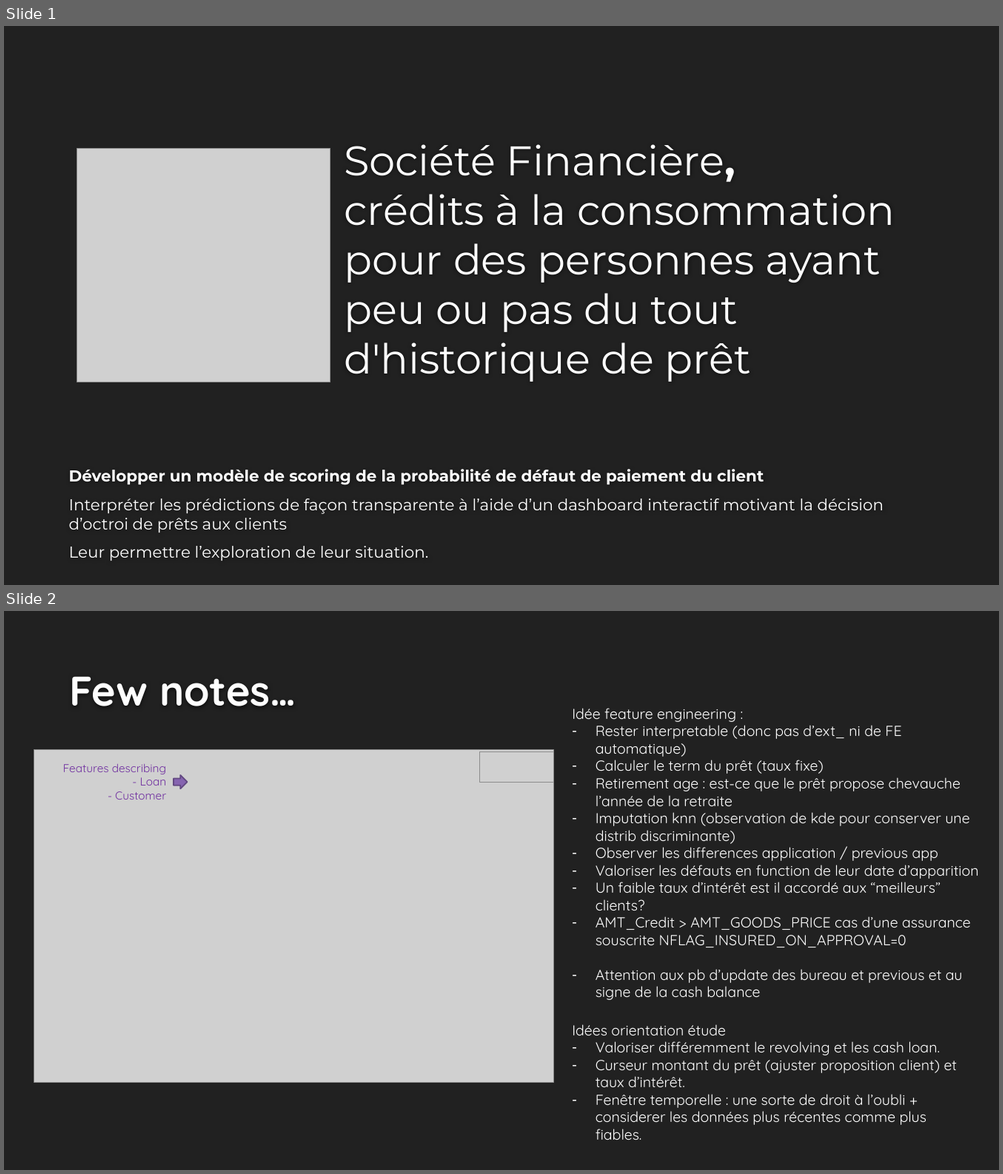
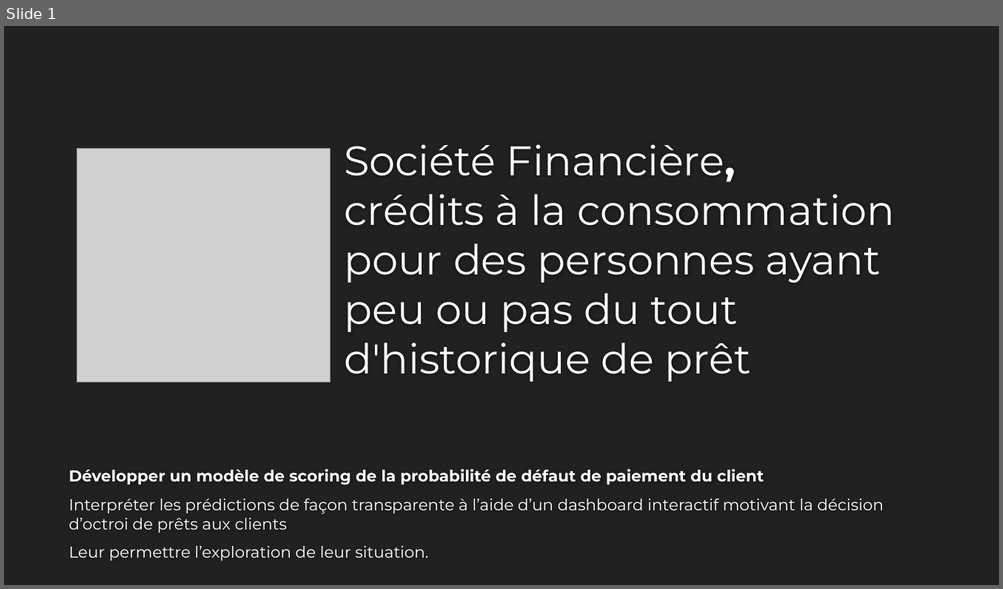
Before and after one commit to EtienneLardeur/P7_Scoring, a slide deck: P7_Support.pptx. Shown one above the other, each under a label of ours: slides 1 and 2 before the commit, slide 1 after it. The pictures are 1003x1174 and 1003x589 pixels, drawn with LibreOffice and Linux fonts; fonts in the diff are those of the drawing; grey boxes stand for pictures; background and template pictures are left out. Boxes give left, top, right and bottom in pixels: in the first picture for what was removed or moved away, otherwise in the second. Text is boxed around its words. In the diff, an @@ line names an element or a change of style, - is before the commit and + after.

```diff
--- a/P7_Support.pptx
+++ b/P7_Support.pptx
@@ slide 2 removed at <box>4,611,999,1170</box>, background #212121 @@
@@ title removed at <box>69,677,296,706</box> @@
-Few notes…
@@ text removed at <box>572,708,978,1000</box> @@
-Idée feature engineering :
-– Rester interpretable (donc pas d’ext_ ni de FE automatique)
-– Calculer le term du prêt (taux fixe)
-– Retirement age : est-ce que le prêt propose chevauche l’année de la retraite
-– Imputation knn (observation de kde pour conserver une distrib discriminante)
-– Observer les differences application / previous app
-– Valoriser les défauts en function de leur date d’apparition
-– Un faible taux d’intérêt est il accordé aux “meilleurs” clients?
-– AMT_Credit > AMT_GOODS_PRICE cas d’une assurance souscrite NFLAG_INSURED_ON_APPROVAL=0
-– Attention aux pb d’update des bureau et previous et au signe de la cash balance
@@ picture removed at <box>34,750,554,1083</box> @@
@@ text removed at <box>63,764,167,800</box> @@
-Features describing
-- Loan
-- Customer
@@ picture removed at <box>479,752,553,783</box> @@
@@ right arrow removed at <box>173,775,187,789</box> @@
@@ text removed at <box>572,1025,957,1140</box> @@
-Idées orientation étude
-– Valoriser différemment le revolving et les cash loan.
-– Curseur montant du prêt (ajuster proposition client) et taux d’intérêt.
-– Fenêtre temporelle : une sorte de droit à l’oubli + considerer les données plus récentes comme plus fiables.
```
Also in this commit, not shown: 4 slides added.
